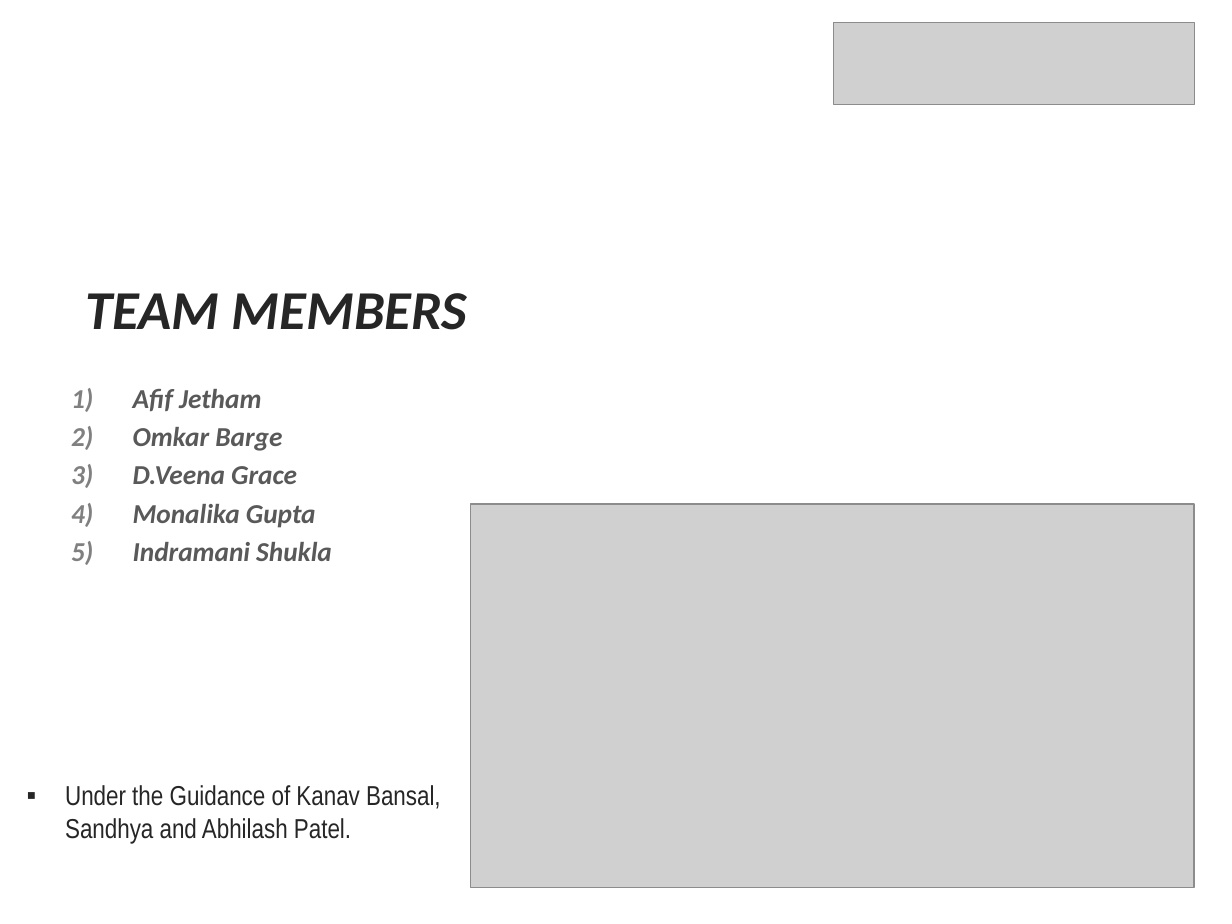
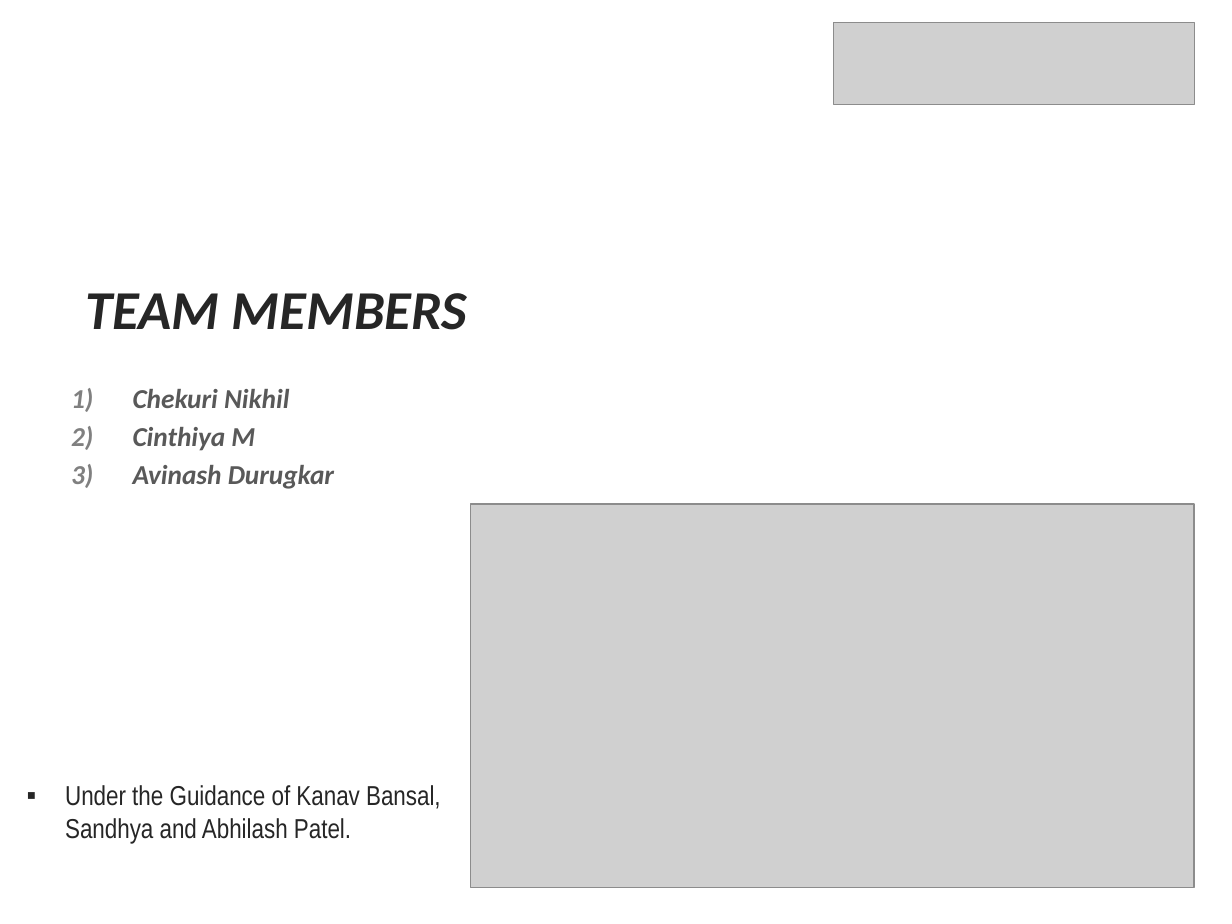
Before and after one commit to HackerMINT/Innomatics_Internship_july_22, a slide deck: slide 2 of Final Project Quora (MLops)/Quora Question Pair Similarity/Project PPT.pptx. Drawn at 1232x924 pixels with LibreOffice and Linux fonts; fonts in the diff are those of the drawing; grey boxes stand for pictures; background and template pictures are left out. Boxes give left, top, right and bottom in pixels: in the first picture for what was removed or moved away, otherwise in the second. Text is boxed around its words. In the diff, an @@ line names an element or a change of style, - is before the commit and + after.

```diff
--- a/Final Project Quora (MLops)/Quora Question Pair Similarity/Project PPT.pptx
+++ b/Final Project Quora (MLops)/Quora Question Pair Similarity/Project PPT.pptx
@@ text at (x1=133, y1=389, x2=334, y2=489): text changed @@
-1) Afif Jetham
-2) Omkar Barge
-3) D.Veena Grace
-4) Monalika Gupta
-5) Indramani Shukla
+1) Chekuri Nikhil
+2) Cinthiya M
+3) Avinash Durugkar
```
